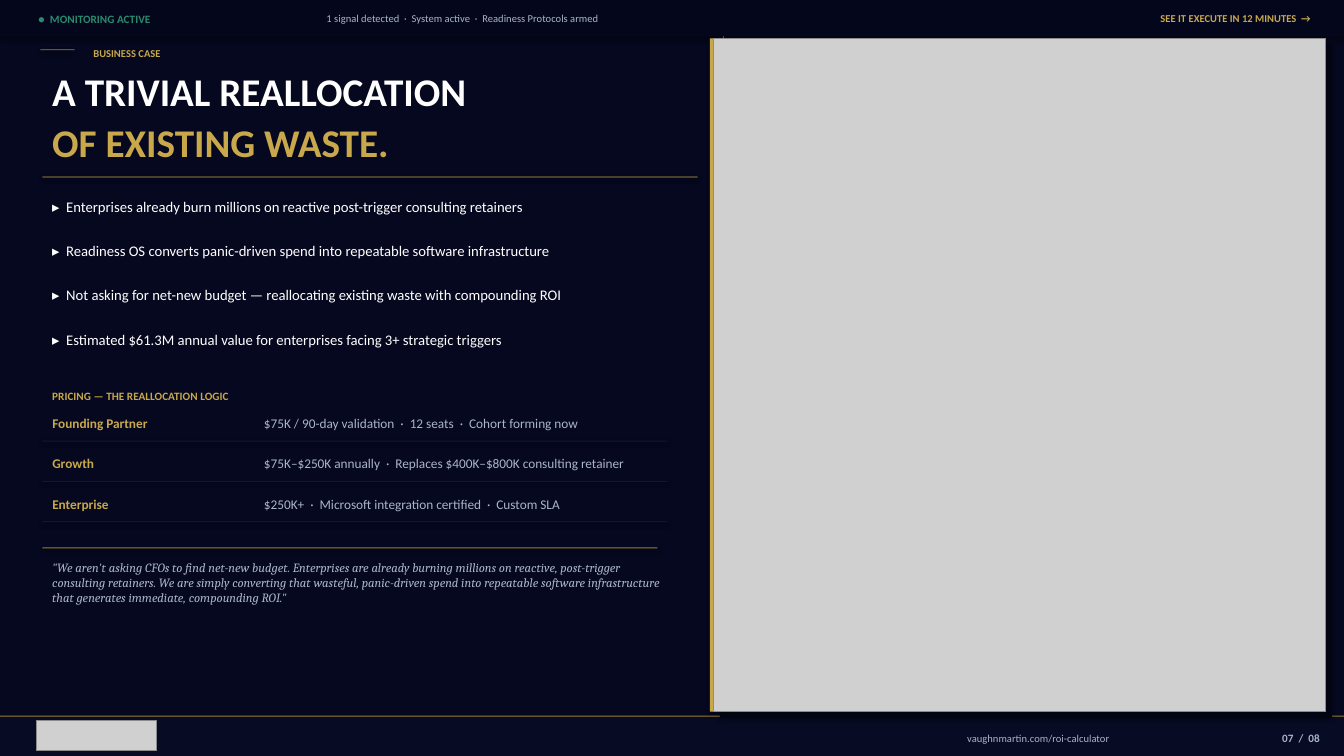
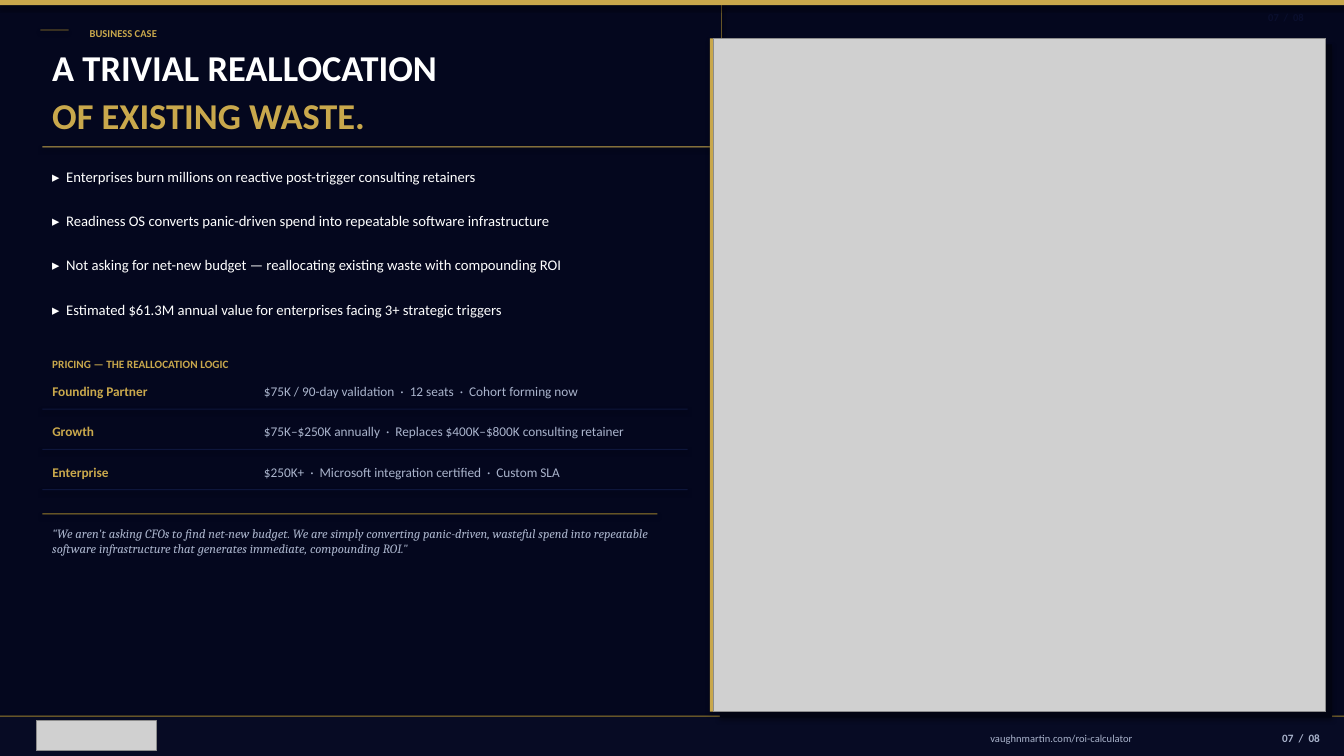
Before and after one commit to mbrunke18/CodePlatform1, a slide deck: slide 8 of attached_assets/VaughnMartin-Investor-Deck-v13-final.pptx. Drawn at 1344x756 pixels with LibreOffice and Linux fonts; fonts in the diff are those of the drawing; grey boxes stand for pictures; background and template pictures are left out. Boxes give left, top, right and bottom in pixels: in the first picture for what was removed or moved away, otherwise in the second. Text is boxed around its words. In the diff, an @@ line names an element or a change of style, - is before the commit and + after.

```diff
--- a/attached_assets/VaughnMartin-Investor-Deck-v13-final.pptx
+++ b/attached_assets/VaughnMartin-Investor-Deck-v13-final.pptx
@@ rectangle at [0, 0, 722, 756]: fill #05081E to #04071E @@
@@ rectangle: place and size @@
-rectangle at [0, 0, 1344, 36]
+rectangle at [0, 0, 1344, 5]
@@ rectangle at [0, 0, 1344, 5]: fill #04071C to #C9A84C @@
@@ text added at [0, 6, 1314, 24], 7.5 pt, text #0A0F2E, bold @@
+07 / 08
@@ rectangle: place and size @@
-rectangle at [40, 49, 75, 50]
+rectangle at [40, 29, 69, 30]
@@ text removed at [50, 15, 150, 23] @@
-● MONITORING ACTIVE
@@ text "BUSINESS CASE": place and size @@
-text "BUSINESS CASE" at [93, 50, 160, 57]
+text "BUSINESS CASE" at [90, 30, 157, 37]
@@ text removed at [326, 14, 598, 24] @@
-1 signal detected · System active · Readiness Protocols armed
@@ text removed at [1160, 15, 1296, 22] @@
-SEE IT EXECUTE IN 12 MINUTES →
@@ text "A TRIVIAL REALLOCATION": place and size @@
-text "A TRIVIAL REALLOCATION" at [52, 80, 466, 107]
+text "A TRIVIAL REALLOCATION" at [52, 57, 437, 82]
@@ text "A TRIVIAL REALLOCATION" at [52, 57, 437, 82]: size 28 to 26 pt @@
@@ text "OF EXISTING WASTE.": place and size @@
-text "OF EXISTING WASTE." at [52, 131, 388, 158]
+text "OF EXISTING WASTE." at [52, 105, 365, 130]
@@ text "OF EXISTING WASTE." at [52, 105, 365, 130]: size 28 to 26 pt @@
@@ rectangle: place and size @@
-rectangle at [42, 176, 698, 177]
+rectangle at [42, 146, 718, 147]
@@ text at [66, 171, 476, 185]: text changed @@
-▸ Enterprises already burn millions on reactive post-trigger consulting retainers
+▸ Enterprises burn millions on reactive post-trigger consulting retainers
@@ 6 texts: place and size @@
-6 texts at [52, 245, 561, 511]
+6 texts at [52, 215, 561, 479]
@@ text "$75K / 90-day validation · ...": place and size @@
-text "$75K / 90-day validation · ..." at [264, 419, 577, 430]
+text "$75K / 90-day validation · ..." at [264, 387, 577, 398]
@@ text "Growth": place and size @@
-text "Growth" at [52, 458, 94, 468]
+text "Growth" at [52, 426, 94, 436]
@@ rectangle: place and size @@
-rectangle at [42, 521, 667, 522]
+rectangle at [42, 408, 688, 409]
@@ text "$75K–$250K annually · Replaces $400K–$800K ...": place and size @@
-text "$75K–$250K annually · Replaces $400K–$800K ..." at [264, 459, 624, 471]
+text "$75K–$250K annually · Replaces $400K–$800K ..." at [264, 427, 624, 439]
@@ rectangle: place and size @@
-rectangle at [42, 441, 667, 442]
+rectangle at [42, 449, 688, 450]
@@ text "$250K+ · Microsoft integration certified ...": place and size @@
-text "$250K+ · Microsoft integration certified ..." at [264, 500, 559, 511]
+text "$250K+ · Microsoft integration certified ..." at [264, 468, 559, 479]
@@ rectangle: place and size @@
-rectangle at [42, 481, 667, 482]
+rectangle at [42, 489, 688, 490]
@@ rectangle: place and size @@
-rectangle at [42, 547, 657, 548]
+rectangle at [42, 513, 657, 514]
@@ text at [52, 529, 648, 556]: text changed @@
-"We aren't asking CFOs to find net-new budget. Enterprises are already burning millions on reactive, post-trigger consulting retainers. We are simply converting that wasteful, panic-driven spend into repeatable software infrastructure that generates immediate, compounding ROI."
+"We aren't asking CFOs to find net-new budget. We are simply converting panic-driven, wasteful spend into repeatable software infrastructure that generates immediate, compounding ROI."
@@ text "vaughnmartin.com/roi-calculator": place and size @@
-text "vaughnmartin.com/roi-calculator" at [967, 734, 1109, 744]
+text "vaughnmartin.com/roi-calculator" at [990, 734, 1132, 744]
```
Also in this commit, not shown: 9 other slides changed, 5 other files.
